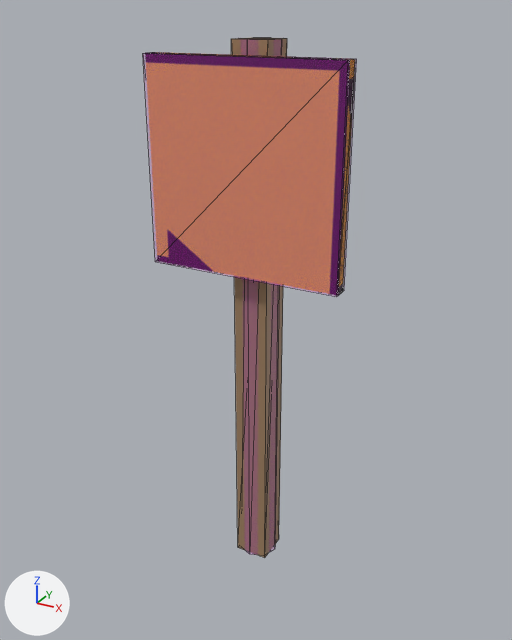
A saved change to the COLLADA model beamng-props/course-signs/export/dae/arrow_straight.dae.
Both versions are drawn from a 50 mm camera at (0.886, -1.629, 1.617) aimed at (-0.005, -0.009, 0.807). Arrows for +X, +Y and +Z are at lower left; the lights stay in place. The picture after the commit comes second. Mesh edges are drawn as thin lines. Where no turn or scale is listed for an object, it has been applied to the vertices.

In view in the first picture: 'Colmesh_post-1', 'Colmesh_sign-1', 'post', 'sign'.
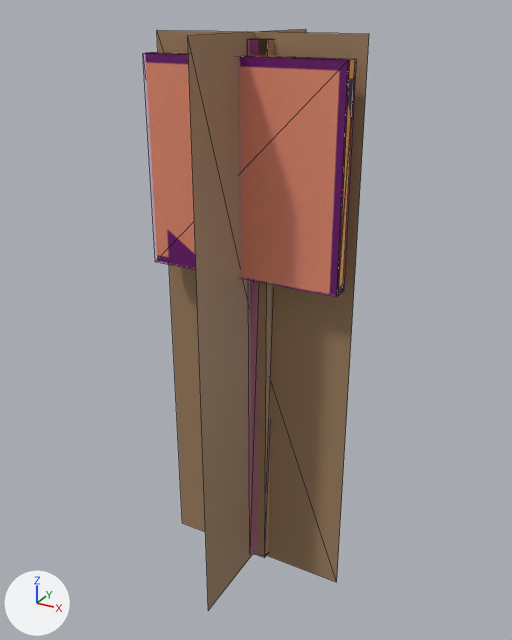
The newer file is also turned or shifted as a whole; pictures and numbers use the older file's frame.

Diff of the bpy script that builds the scene:
```diff
--- a/beamng-props/course-signs/export/dae/arrow_straight.dae.py
+++ b/beamng-props/course-signs/export/dae/arrow_straight.dae.py
@@ me_arrow_straight_a800 @@
+me_arrow_straight_a800.from_pydata(...)  # a box spanning x -0.05..0.05, y -0.05..0.05, z 0.0..1.55, material slot 0; a box spanning x -0.28..0.28, y -0.09..-0.06, z 0.96..1.52, material slot 1
+me_arrow_straight_a800.materials.append(mat_wood_100)  # brown #a08161
+me_arrow_straight_a800.materials.append(mat_sign_100)  # picture img_arrow_straight_png
@@ me_arrow_straight_a50 @@
+me_arrow_straight_a50.from_pydata([(-0.29, 0.0, -0.02), (0.29, 0.0, -0.02), (0.29, 0.0, 1.57), (-0.29, 0.0, 1.57), (0.0, -0.29, -0.02), (0.0, 0.29, -0.02), (0.0, 0.29, 1.57), (0.0, -0.29, 1.57)], [], [(1, 3, 0), (5, 7, 4), (1, 2, 3), (5, 6, 7)])
+me_arrow_straight_a50.materials.append(mat_wood_100)  # brown #a08161
@@ ob_arrow_straight_a800 @@
-ob_arrow_straight_a800 = bpy.data.objects.new('arrow_straight_a800', None)
+ob_arrow_straight_a800 = bpy.data.objects.new('arrow_straight_a800', me_arrow_straight_a800)
 ob_arrow_straight_a800.parent = ob_start01
@@ ob_post @@
-ob_post = bpy.data.objects.new('post', me_cube)
-ob_post.location = (0.0, 0.0, 0.775)
@@ ob_sign @@
-ob_sign = bpy.data.objects.new('sign', me_cube_001)
-ob_sign.location = (0.0, -0.08, 1.24)
@@ ob_arrow_straight_a50 @@
+ob_arrow_straight_a50 = bpy.data.objects.new('arrow_straight_a50', me_arrow_straight_a50)
+ob_arrow_straight_a50.location = (0.0, -0.022, 0.0)
```

What differs and where, as boxes [x1, y1, x2, y2] in the pictures (512 x 640 px):
'arrow_straight_a50', added (brown): after [157, 29, 369, 610]
'post', deleted (brown): before [231, 38, 287, 558]
'arrow_straight_a800', now drawn: after [149, 39, 355, 558]
    faces in mat_wood_100 (brown #a08161): [258, 39, 273, 558]
    faces in mat_sign_100 (picture img_arrow_straight_png): [149, 52, 355, 295]
'sign', deleted: before [149, 52, 355, 295]
